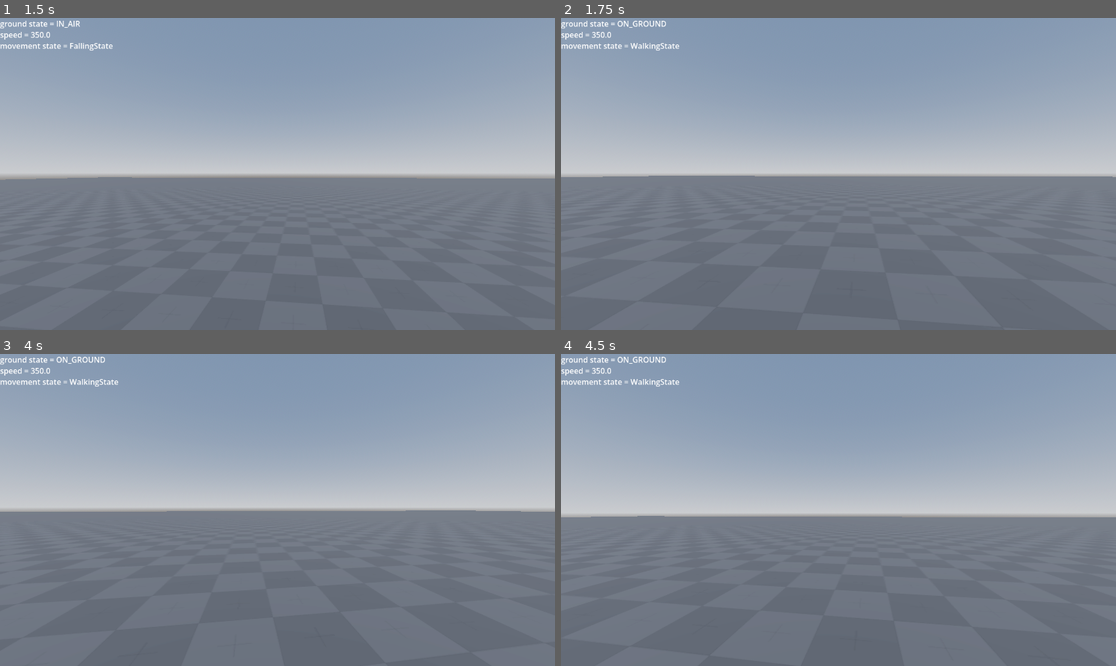
Above: before the commit, frames 1-4 (two rows, left to right).
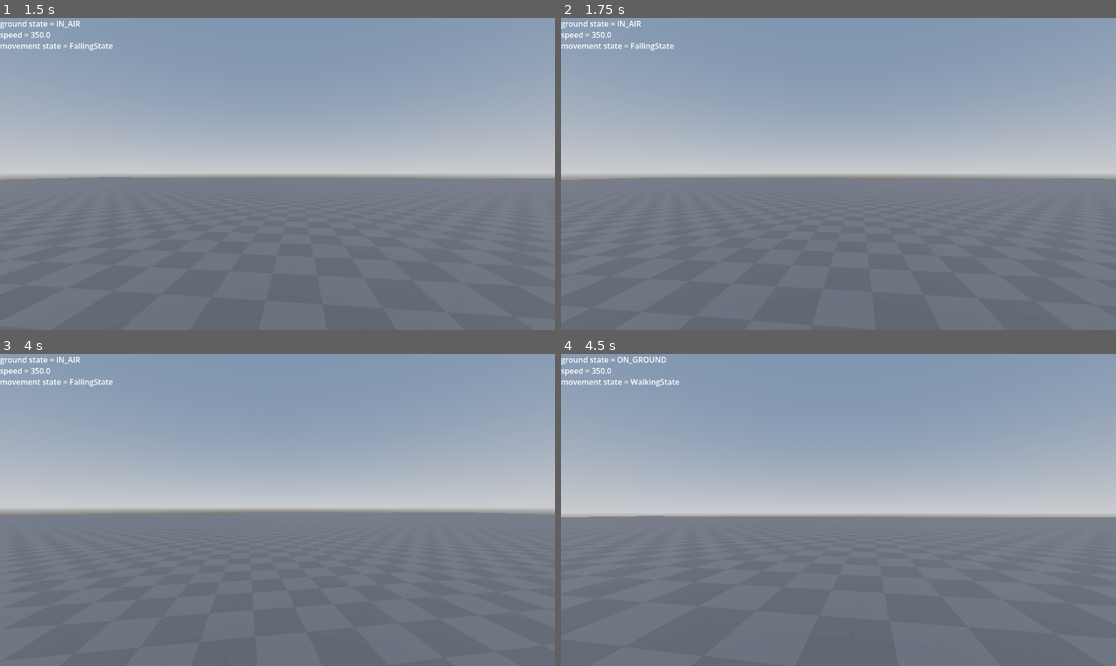
Above: after the commit, the same moments.

Repository: schlorp/Bo3Clone
Game: Godot game, scene res://Scenes/Game.tscn
Two runs of this game, one before a commit and one after it. Both use one fixed random seed, a clock stepped at 60 frames per second and the inputs below.
Inputs (mouse positions are in pixels of both pictures, inside the frame that each line leads up to):
- Up to frame 1 (1.5 s): tap Enter at 0.5 s; move the mouse to (305, 174) at 0.52 s; hold W (game_move_forward) from 0.53 s (still down); right-click (305, 174) at 0.6 s; click (305, 174) at 0.67 s; tap Space (game_jump) at 0.77, 1.25 s; move the mouse to (249, 174) at 1.27 s; tap Ctrl (game_crouch) at 1.35 s
- Up to frame 2 (1.75 s): keep holding W (game_move_forward); tap Space (game_jump) at 1.52 s
- Up to frame 3 (4 s): keep holding W (game_move_forward); move the mouse to (288, 503) at 2.02 s; press the mouse at (288, 503) at 2.03 s; tap Enter at 2.75 s; move the mouse to (271, 516) at 2.77 s; release the mouse at (271, 516) at 2.78 s; tap Shift (game_sprint) at 2.85 s; click (271, 516) at 2.92 s; tap Space (game_jump) at 3.02, 3.5, 3.77 s; move the mouse to (316, 513) at 3.52 s; tap V (game_switch_fire_mode) at 3.6 s
- Up to frame 4 (4.5 s): keep holding W (game_move_forward); move the mouse to (794, 506) at 4.27 s; tap 1 (game_switch_key_1) at 4.35 s

Frame 1 is identical in both runs. In frame 2, 0.8% of the frame differs, in the area x 0-100%, y 0-52%; in frame 3, 0.7%; in frame 4, less than 0.1%.

Commit message:
can restart jetpack in air now

Diff:
--- a/Scripts/Movement/falling_state.gd
+++ b/Scripts/Movement/falling_state.gd
@@ -51,4 +51,5 @@
 
 
 func exit_state() -> void:
-	can_jetpack = false
+	if state_machine.movement_node.is_grounded():
+		can_jetpack = false
